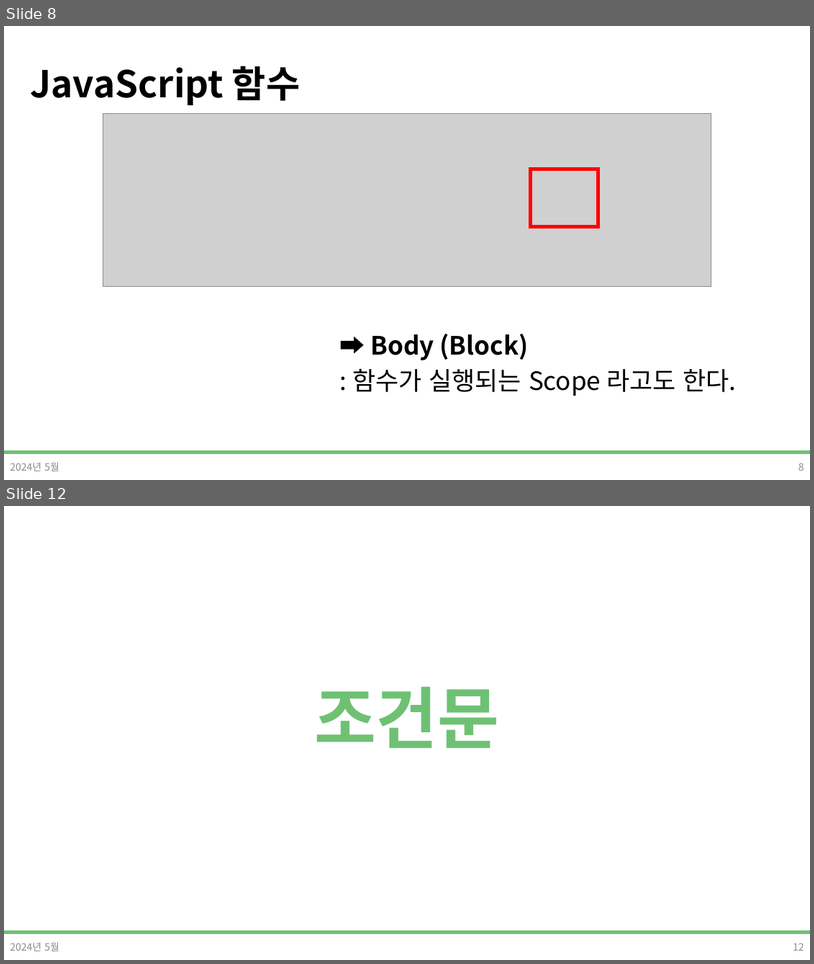
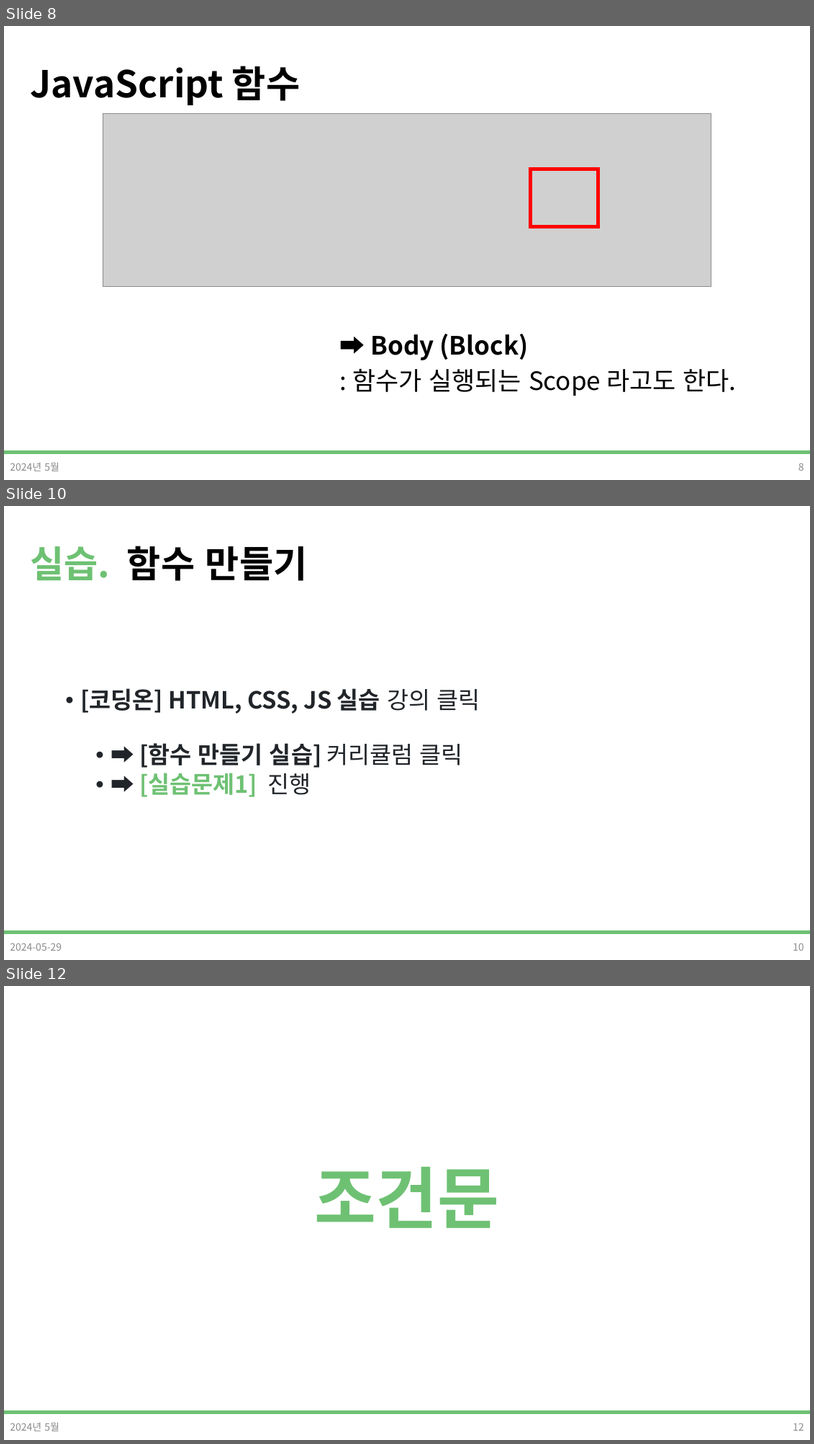
Before and after one commit to DevDamon0527/SeSAC_Yeongdeungpo_Campus_6th, a slide deck: material/[SeSAC_YDP_6] 04_3_Javascript.pptx. Shown one above the other, each under a label of ours: slides 8 and 12 before the commit, slides 8, 10 and 12 after it; the slides between them are not shown. The pictures are 814x964 and 814x1444 pixels, drawn with LibreOffice and Linux fonts; fonts in the diff are those of the drawing; grey boxes stand for pictures; background and template pictures are left out. Boxes give left, top, right and bottom in pixels: in the first picture for what was removed or moved away, otherwise in the second. Text is boxed around its words. In the diff, an @@ line names an element or a change of style, - is before the commit and + after.

```diff
--- a/material/[SeSAC_YDP_6] 04_3_Javascript.pptx
+++ b/material/[SeSAC_YDP_6] 04_3_Javascript.pptx
@@ slide 10 added at (4,506,810,960), background #FFFFFF; not listed: 1 template element that a slide beside it also shows @@
@@ title added at (30,546,308,581), 44 pt, text #000000, bold @@
+실습. 함수 만들기
@@ text added at (80,688,480,797), 28 pt, text #212529, bold @@
+• [코딩온] HTML, CSS, JS 실습 강의 클릭
+  • ➡ [함수 만들기 실습] 커리큘럼 클릭
+  • ➡ [실습문제1] 진행
@@ text added at (10,942,62,950), 12 pt, text #8C8C8C @@
+2024-05-29
@@ page number added at (793,942,805,950), 12 pt, text #8C8C8C @@
+10
```
Also in this commit, not shown: 3 slides changed, 5 other slides added, 6 slides removed, 9 other files.
